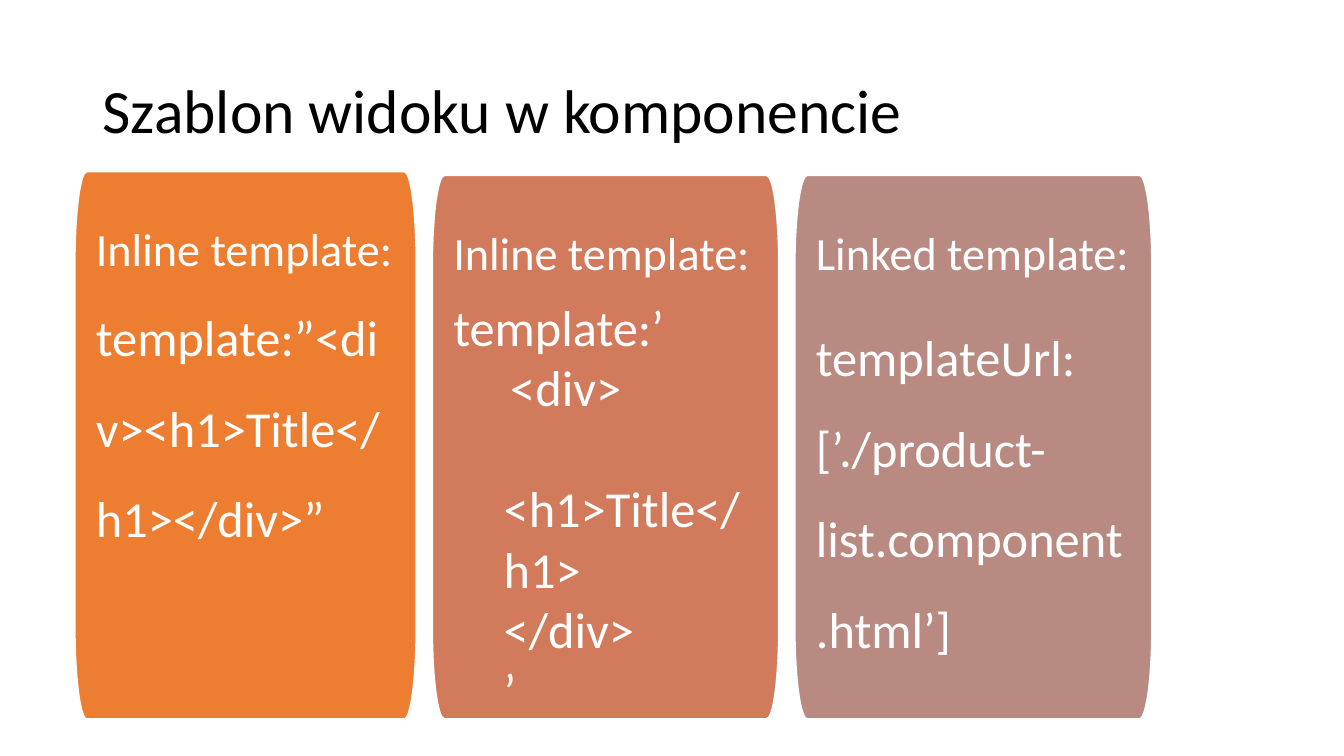
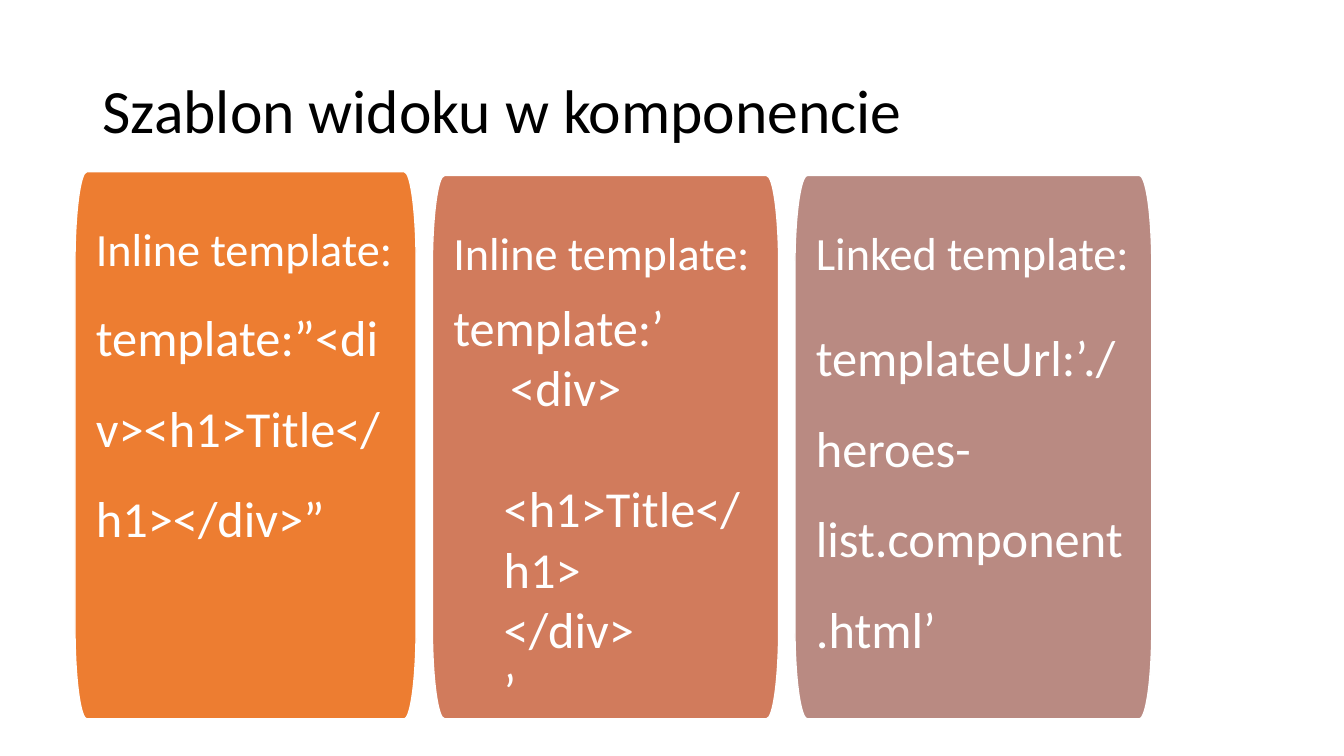
Before and after one commit to VadimPeczynski/Angular-Workshop, a slide deck: slide 20 of 1/presentation/Angular 1.pptx. Drawn at 1344x756 pixels with LibreOffice and Linux fonts; fonts in the diff are those of the drawing. Boxes give left, top, right and bottom in pixels: in the first picture for what was removed or moved away, otherwise in the second. Text is boxed around its words. In the diff, an @@ line names an element or a change of style, - is before the commit and + after.

```diff
--- a/1/presentation/Angular 1.pptx
+++ b/1/presentation/Angular 1.pptx
@@ text in freeform shape at <box>816,340,1123,649</box>: text changed @@
-templateUrl:[’./product-list.component.html’]
+templateUrl:’./heroes-list.component.html’
```
Also in this commit, not shown: 4 other slides changed, 1 slide added, 1 other file.
